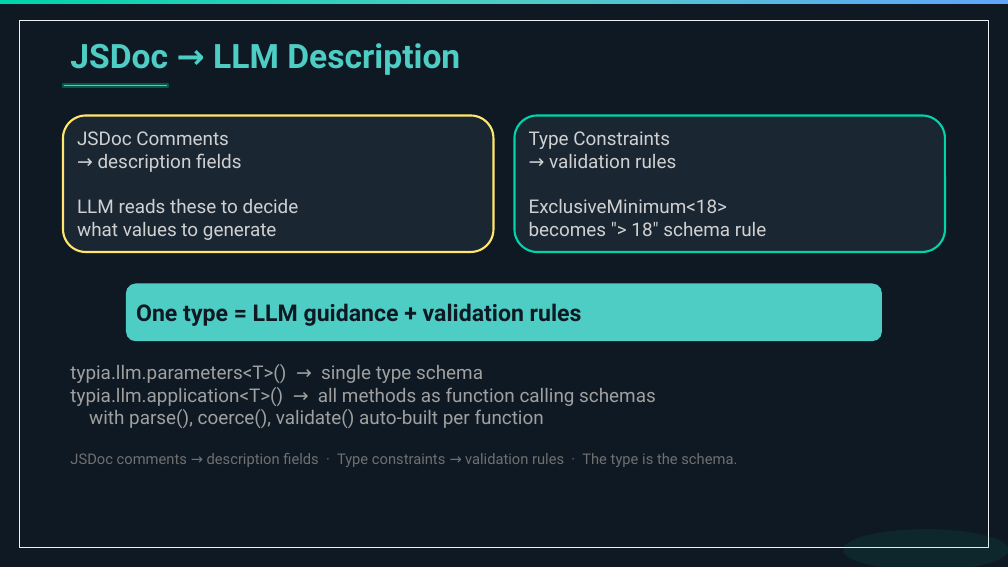
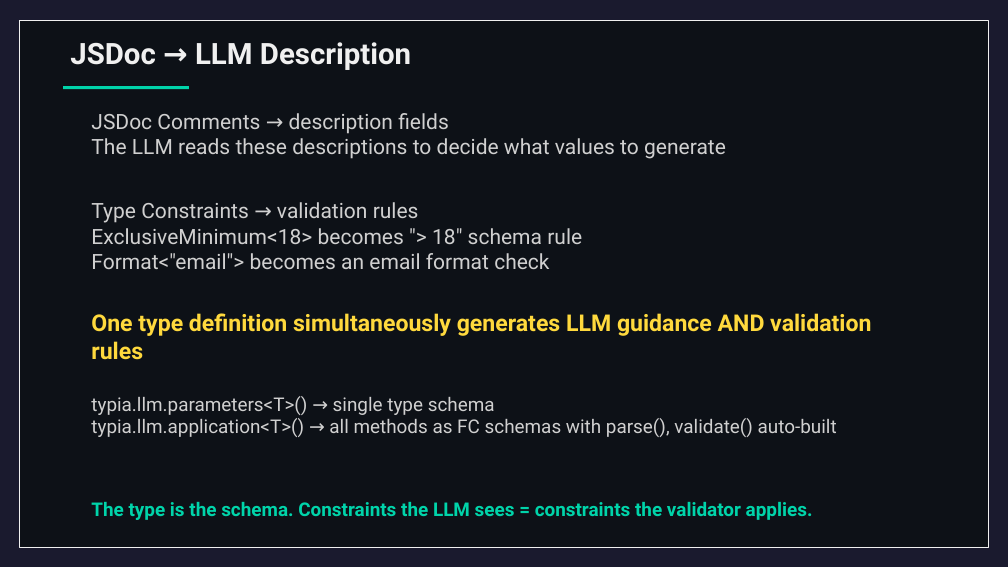
Before and after one commit to wrtnlabs/autobe, a slide deck: slide 22 of website/public/seminars/20260326-qwen-meetup-korea.pptx (slide 26 before the commit). Drawn at 1008x567 pixels with LibreOffice and Linux fonts; fonts in the diff are those of the drawing. Boxes give left, top, right and bottom in pixels: in the first picture for what was removed or moved away, otherwise in the second. Text is boxed around its words. In the diff, an @@ line names an element or a change of style, - is before the commit and + after.

```diff
--- a/website/public/seminars/20260326-qwen-meetup-korea.pptx
+++ b/website/public/seminars/20260326-qwen-meetup-korea.pptx
@@ background #0F1923 to #1A1A2E @@
@@ rectangle removed at bbox=[0, 0, 1008, 5] @@
@@ rectangle at bbox=[19, 20, 988, 547]: fill #0F1923 to #0D1117 @@
@@ text "JSDoc → LLM Description" at bbox=[70, 42, 411, 70]: size 32 to 28 pt, text colour #4ECDC4 to #F0F0F0 @@
@@ rectangle: place and size @@
-rectangle at bbox=[63, 84, 168, 87]
+rectangle at bbox=[63, 86, 189, 89]
@@ rectangle at bbox=[63, 86, 189, 89]: fill #4ECDC4 to #00D4AA; outline #005D4B 1.5 pt to none @@
@@ text "JSDoc Comments → description fields ...": place and size @@
-text "JSDoc Comments → description fields ..." at bbox=[63, 116, 493, 253]
+text "JSDoc Comments → description fields ..." at bbox=[91, 113, 726, 159]
@@ text "JSDoc Comments → description fields ..." at bbox=[91, 113, 726, 159]: vertical alignment middle to top; fill #1A2733 to none; outline #FFE66D 2 pt to none @@
@@ text at bbox=[91, 113, 726, 159]: text changed; size 18 to 20 pt @@
-JSDoc Comments
-→ description fields
-LLM reads these to decide
-what values to generate
+JSDoc Comments → description fields
+The LLM reads these descriptions to decide what values to generate
@@ text "Type Constraints → validation rules ...": place and size @@
-text "Type Constraints → validation rules ..." at bbox=[515, 116, 945, 253]
+text "Type Constraints → validation rules ..." at bbox=[91, 202, 582, 269]
@@ text "Type Constraints → validation rules ..." at bbox=[91, 202, 582, 269]: vertical alignment middle to top; fill #1A2733 to none; outline #00D4AA 2 pt to none @@
@@ text at bbox=[91, 202, 582, 269]: text changed; size 18 to 20 pt @@
-Type Constraints
-→ validation rules
-ExclusiveMinimum<18>
-becomes "> 18" schema rule
+Type Constraints → validation rules
+ExclusiveMinimum<18> becomes "> 18" schema rule
+Format<"email"> becomes an email format check
@@ text "One type definition simultaneously generates ...": place and size @@
-text "One type definition simultaneously generates ..." at bbox=[126, 284, 882, 341]
+text "One type definition simultaneously generates ..." at bbox=[91, 313, 871, 360]
@@ text "One type definition simultaneously generates ..." at bbox=[91, 313, 871, 360]: vertical alignment middle to top; fill #4ECDC4 to none @@
@@ text at bbox=[91, 313, 871, 360]: text changed; text colour #0F1923 to #FFD93D @@
-One type = LLM guidance + validation rules
+One type definition simultaneously generates LLM guidance AND validation rules
@@ text at bbox=[91, 396, 837, 437]: text changed; text colour #A0A0A0 to #D0D0D0 @@
-typia.llm.parameters<T>() → single type schema
-typia.llm.application<T>() → all methods as function calling schemas
-with parse(), coerce(), validate() auto-built per function
+typia.llm.parameters<T>() → single type schema
+typia.llm.application<T>() → all methods as FC schemas with parse(), validate() auto-built
@@ text at bbox=[91, 502, 813, 520]: text changed; size 14 to 18 pt; text colour #707070 to #00D4AA; bold on @@
-JSDoc comments → description fields · Type constraints → validation rules · The type is the schema.
+The type is the schema. Constraints the LLM sees = constraints the validator applies.
@@ ellipse removed at bbox=[843, 529, 1008, 567] @@
```
Also in this commit, not shown: 35 other slides changed, 26 slides added, 35 slides removed, 2 other files.
